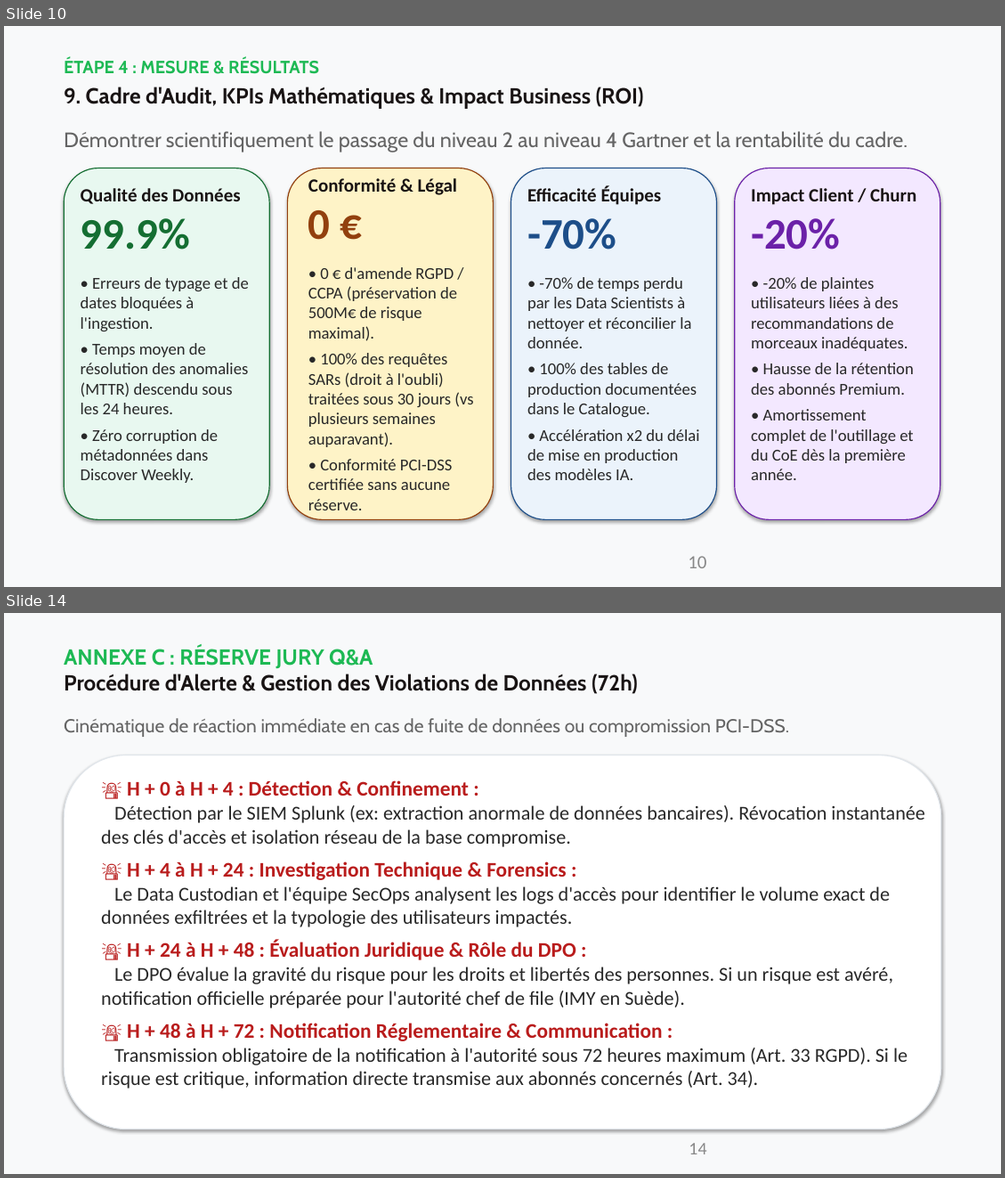
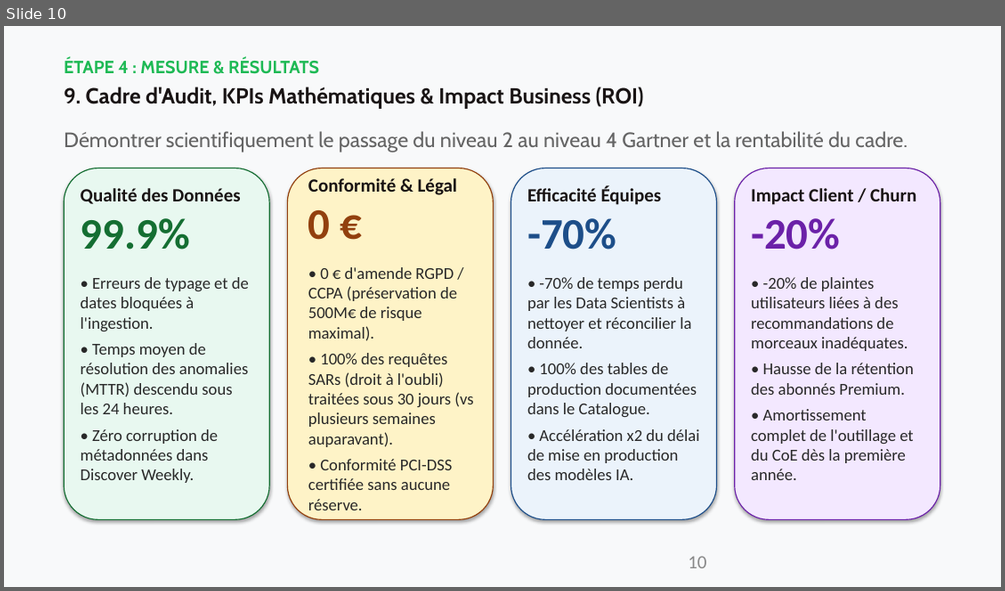
Before and after one commit to Elkristobal59/CERTIFICATION_AIA, a slide deck: 01_BLOC_1_GOUVERNANCE_SPOTIFY/LIVRABLES/04_Presentation_Executive_Gouvernance_Spotify.pptx. Shown one above the other, each under a label of ours: slides 10 and 14 before the commit, slide 10 after it; the slides between them are not shown. The pictures are 1005x1178 and 1005x591 pixels, drawn with LibreOffice and Linux fonts; fonts in the diff are those of the drawing. Boxes give left, top, right and bottom in pixels: in the first picture for what was removed or moved away, otherwise in the second. Text is boxed around its words. In the diff, an @@ line names an element or a change of style, - is before the commit and + after.

```diff
--- a/01_BLOC_1_GOUVERNANCE_SPOTIFY/LIVRABLES/04_Presentation_Executive_Gouvernance_Spotify.pptx
+++ b/01_BLOC_1_GOUVERNANCE_SPOTIFY/LIVRABLES/04_Presentation_Executive_Gouvernance_Spotify.pptx
@@ slide 14 removed at [4, 613, 1001, 1174], background #FFFFFF @@
@@ rectangle removed at [4, 613, 1001, 1174] @@
@@ text removed at [64, 646, 372, 669] @@
-ANNEXE C : RÉSERVE JURY Q&A
@@ text removed at [64, 674, 638, 694] @@
-Procédure d'Alerte & Gestion des Violations de Données (72h)
@@ text removed at [64, 718, 789, 737] @@
-Cinématique de réaction immédiate en cas de fuite de données ou compromission PCI-DSS.
@@ rounded rectangle removed at [64, 755, 941, 1129] @@
@@ text removed at [101, 780, 925, 1088] @@
-🚨 H + 0 à H + 4 : Détection & Confinement :
-Détection par le SIEM Splunk (ex: extraction anormale de données bancaires). Révocation instantanée des clés d'accès et isolation réseau de la base compromise.
-🚨 H + 4 à H + 24 : Investigation Technique & Forensics :
-Le Data Custodian et l'équipe SecOps analysent les logs d'accès pour identifier le volume exact de données exfiltrées et la typologie des utilisateurs impactés.
-🚨 H + 24 à H + 48 : Évaluation Juridique & Rôle du DPO :
-Le DPO évalue la gravité du risque pour les droits et libertés des personnes. Si un risque est avéré, notification officielle préparée pour l'autorité chef de file (IMY en Suède).
-🚨 H + 48 à H + 72 : Notification Réglementaire & Communication :
-Transmission obligatoire de la notification à l'autorité sous 72 heures maximum (Art. 33 RGPD). Si le risque est critique, information directe transmise aux abonnés concernés (Art. 34).
@@ page number removed at [688, 1143, 706, 1154] @@
-14
```
Also in this commit, not shown: 3 slides changed, 2 other slides removed.
